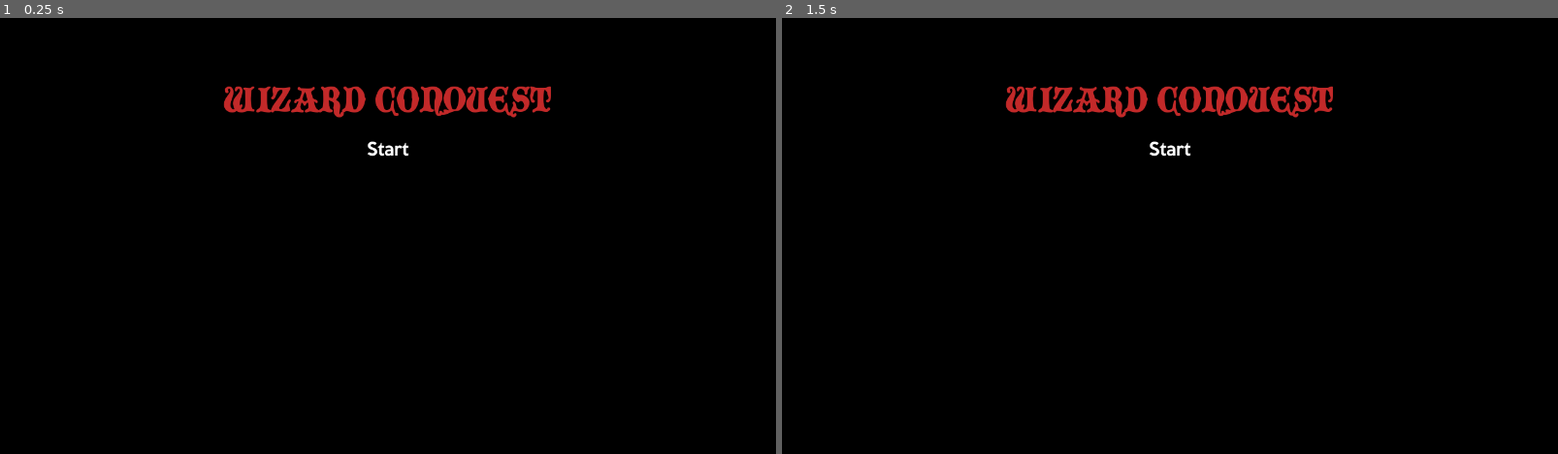
Above: before the commit, frames 1-2 (left to right).
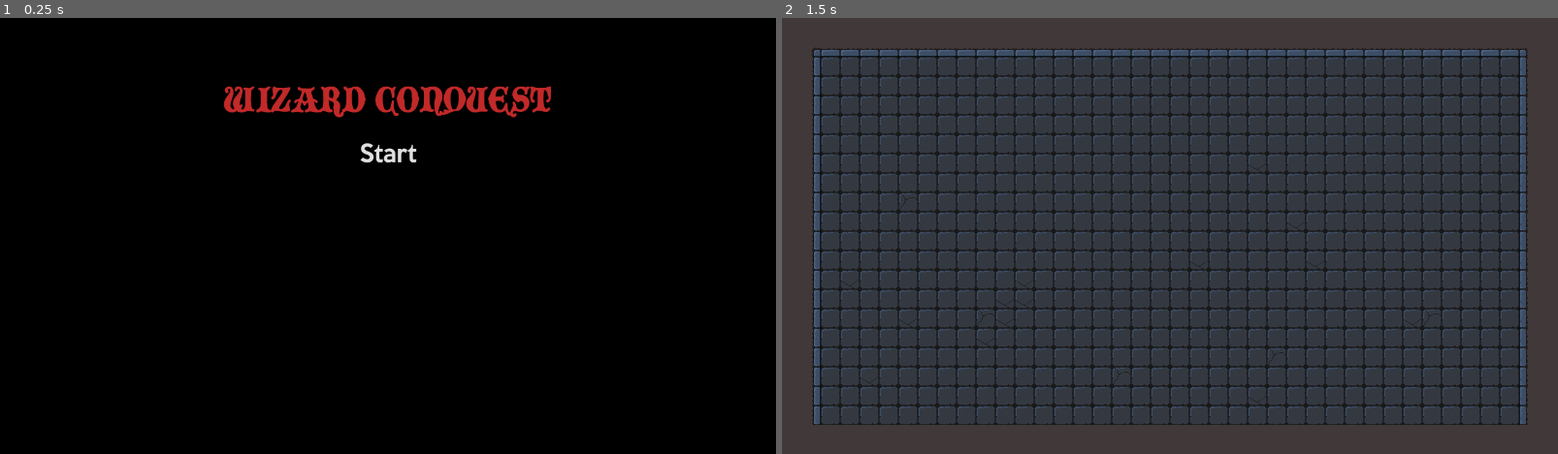
Above: after the commit, the same moments.

Repository: jeremiah-crosby/wizard-conquest-godot
Game: Godot game, scene res://MainScene.tscn
Same seed, same stepped clock (60 frames per second), same inputs: the game is played once before the commit and once after it.
Inputs (mouse positions are in pixels of both pictures, inside the frame that each line leads up to):
- Up to frame 1 (0.25 s): no input
- Up to frame 2 (1.5 s): click (1170, 153) at 0.5 s, where only the run after the commit has a clickable "Start"; click (1170, 153) at 1.25 s, where only the run after the commit has a clickable "Start"

The runs differ from the first frame. In frame 1, 0.2% of the frame differs, in the area x 46-54%, y 28-34%; in frame 2, 100%, in the area x 0-100%, y 0-100%.

Commit message:
Implement transition to gameplay state

Diff:
--- a/MainScene.tscn
+++ b/MainScene.tscn
@@ -1,8 +1,9 @@
-[gd_scene load_steps=4 format=2]
+[gd_scene load_steps=5 format=2]
 
 [ext_resource path="res://MainScene.gd" type="Script" id=1]
 [ext_resource path="res://game_state/GameStateMachine.gd" type="Script" id=2]
 [ext_resource path="res://game_state/TitleState.gd" type="Script" id=3]
+[ext_resource path="res://game_state/GameplayState.gd" type="Script" id=4]
 
 [node name="MainScene" type="Node2D"]
 visible = false
@@ -14,3 +15,6 @@
 
 [node name="TitleState" type="Node" parent="GameStateMachine"]
 script = ExtResource( 3 )
+
+[node name="GameplayState" type="Node" parent="GameStateMachine"]
+script = ExtResource( 4 )
--- a/game_state/GameStateMachine.gd
+++ b/game_state/GameStateMachine.gd
@@ -7,7 +7,8 @@
 # Called when the node enters the scene tree for the first time.
 func _ready():
 	states_map = {
-		"title": $TitleState
+		"title": $TitleState,
+		"gameplay": $GameplayState
 	}
 
 # Called every frame. 'delta' is the elapsed time since the previous frame.
--- /dev/null
+++ b/game_state/GameplayState.gd
@@ -0,0 +1,10 @@
+extends "res://state_machine/state.gd"
+
+var initial_level_name = "res://levels/tomb/TombMap.tscn"
+
+func enter():
+	print("Entered GameplayState...")
+	var next_scene = ResourceLoader.load(self.initial_level_name)
+	var next_scene_instance = next_scene.instance()
+	var root = get_tree().get_root()
+	root.call_deferred("add_child", next_scene_instance)
--- a/game_state/TitleState.gd
+++ b/game_state/TitleState.gd
@@ -6,4 +6,8 @@
 	var title_scene_instance = title_scene.instance()
 	var root = get_tree().get_root()
 	print("Root name = " + root.name)
+	title_scene_instance.connect("start_game", self, "start_game")
 	root.call_deferred("add_child", title_scene_instance)
+
+func start_game():
+	emit_signal("finished", "gameplay")
--- /dev/null
+++ b/title/TitleScreen.gd
@@ -0,0 +1,11 @@
+extends Control
+
+signal start_game
+
+# Called when the node enters the scene tree for the first time.
+func _ready():
+	pass # Replace with function body.
+
+
+func _on_StartButton_pressed():
+	emit_signal("start_game")
--- a/title/TitleScreen.tscn
+++ b/title/TitleScreen.tscn
@@ -1,22 +1,24 @@
-[gd_scene load_steps=6 format=2]
+[gd_scene load_steps=7 format=2]
 
-[ext_resource path="res://fonts/BlackCastleMF.ttf" type="DynamicFontData" id=1]
-[ext_resource path="res://fonts/KeepCalm-Medium.ttf" type="DynamicFontData" id=2]
+[ext_resource path="res://title/TitleScreen.gd" type="Script" id=1]
+[ext_resource path="res://fonts/BlackCastleMF.ttf" type="DynamicFontData" id=2]
+[ext_resource path="res://fonts/KeepCalm-Medium.ttf" type="DynamicFontData" id=3]
 
 [sub_resource type="StyleBoxFlat" id=1]
 bg_color = Color( 0, 0, 0, 1 )
 
 [sub_resource type="DynamicFont" id=2]
 size = 59
-font_data = ExtResource( 1 )
+font_data = ExtResource( 2 )
 
 [sub_resource type="DynamicFont" id=3]
-size = 28
-font_data = ExtResource( 2 )
+size = 38
+font_data = ExtResource( 3 )
 
 [node name="TitleScreen" type="Control"]
 anchor_right = 1.0
 anchor_bottom = 1.0
+script = ExtResource( 1 )
 
 [node name="PanelContainer" type="PanelContainer" parent="."]
 anchor_right = 1.0
@@ -46,10 +48,16 @@
 text = "WIZARD CONQUEST"
 align = 1
 
-[node name="StartLabel" type="Label" parent="PanelContainer/MarginContainer/VBoxContainer"]
+[node name="StartButton" type="Button" parent="PanelContainer/MarginContainer/VBoxContainer"]
+margin_left = 487.0
 margin_top = 104.0
-margin_right = 1080.0
-margin_bottom = 139.0
+margin_right = 593.0
+margin_bottom = 157.0
+size_flags_horizontal = 4
+size_flags_vertical = 4
 custom_fonts/font = SubResource( 3 )
+custom_colors/font_color_hover = Color( 0.882353, 0.901961, 0.239216, 1 )
 text = "Start"
-align = 1
+flat = true
+
+[connection signal="pressed" from="PanelContainer/MarginContainer/VBoxContainer/StartButton" to="." method="_on_StartButton_pressed"]
